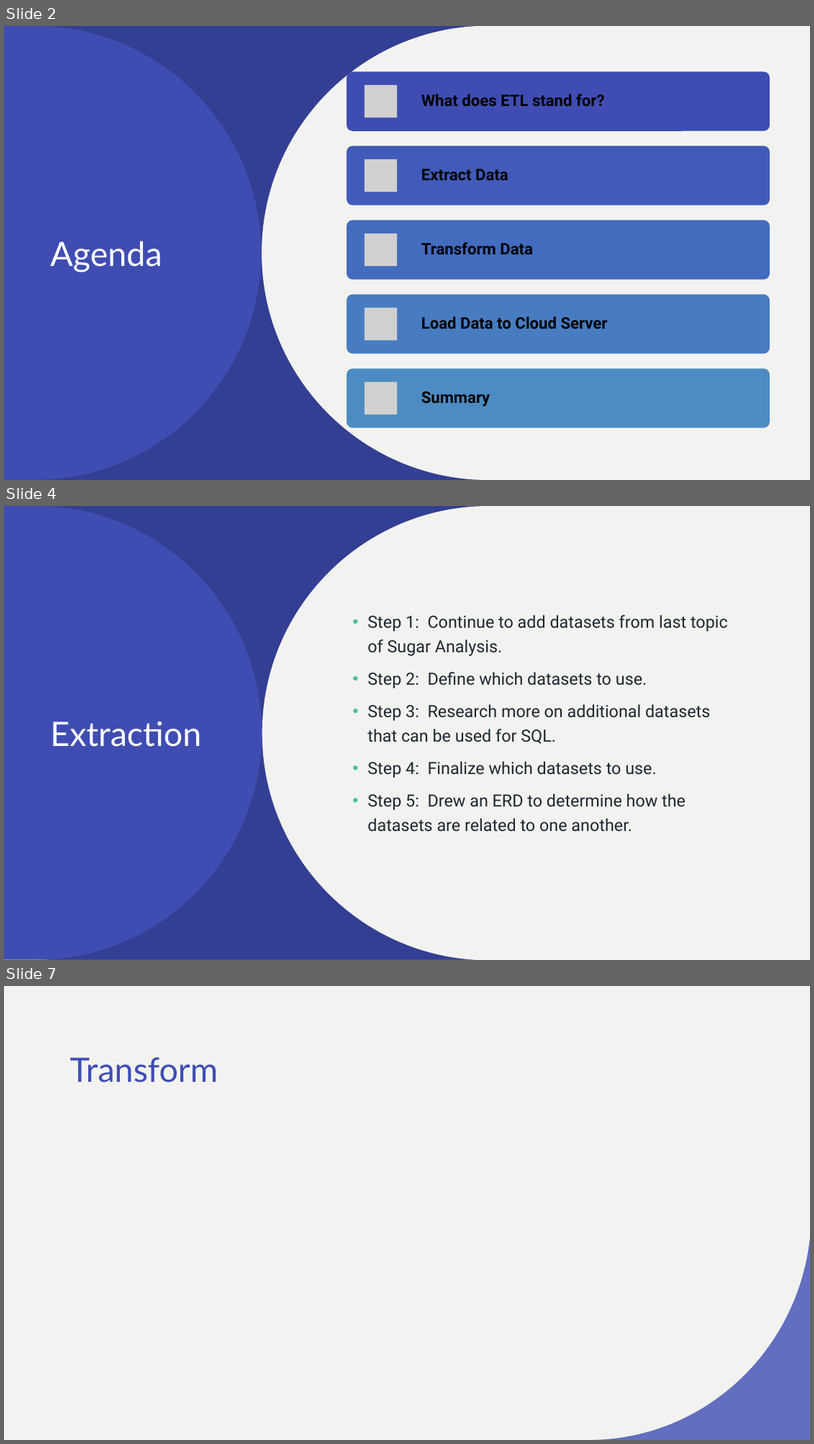
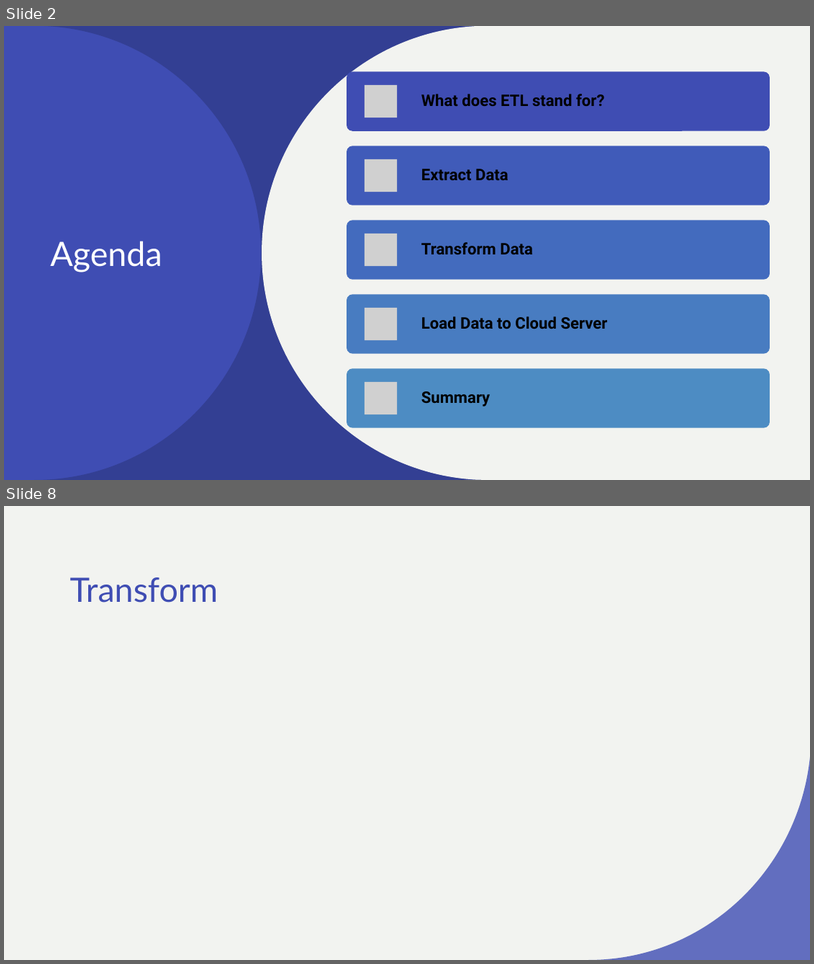
Before and after one commit to cecileung1208/Project_2_ETL, a slide deck: ETL Project Write-up.pptx. Shown one above the other, each under a label of ours: slides 2, 4 and 7 before the commit, slides 2 and 8 after it; the slides between them are not shown. The pictures are 814x1444 and 814x964 pixels, drawn with LibreOffice and Linux fonts; fonts in the diff are those of the drawing; grey boxes stand for pictures. Boxes give left, top, right and bottom in pixels: in the first picture for what was removed or moved away, otherwise in the second. Text is boxed around its words. In the diff, an @@ line names an element or a change of style, - is before the commit and + after.

```diff
--- a/ETL Project Write-up.pptx
+++ b/ETL Project Write-up.pptx
@@ slide 4 removed at bbox=[4, 506, 810, 960], background #F2F3F0; not listed: 1 template element that a slide beside it also shows @@
@@ rectangle removed at bbox=[4, 506, 810, 960] @@
@@ rectangle removed at bbox=[4, 506, 525, 959] @@
@@ freeform shape removed at bbox=[35, 506, 521, 960] @@
@@ freeform shape removed at bbox=[262, 506, 657, 960] @@
@@ text removed at bbox=[368, 615, 728, 831] @@
-• Step 1: Continue to add datasets from last topic of Sugar Analysis.
-• Step 2: Define which datasets to use.
-• Step 3: Research more on additional datasets that can be used for SQL.
-• Step 4: Finalize which datasets to use.
-• Step 5: Drew an ERD to determine how the datasets are related to one another.
@@ title removed at bbox=[50, 721, 201, 746] @@
-Extraction
@@ what was slide 7 is now slide 8 @@
```
Also in this commit, not shown: 1 slide changed, 4 slides added, 2 other slides removed.
